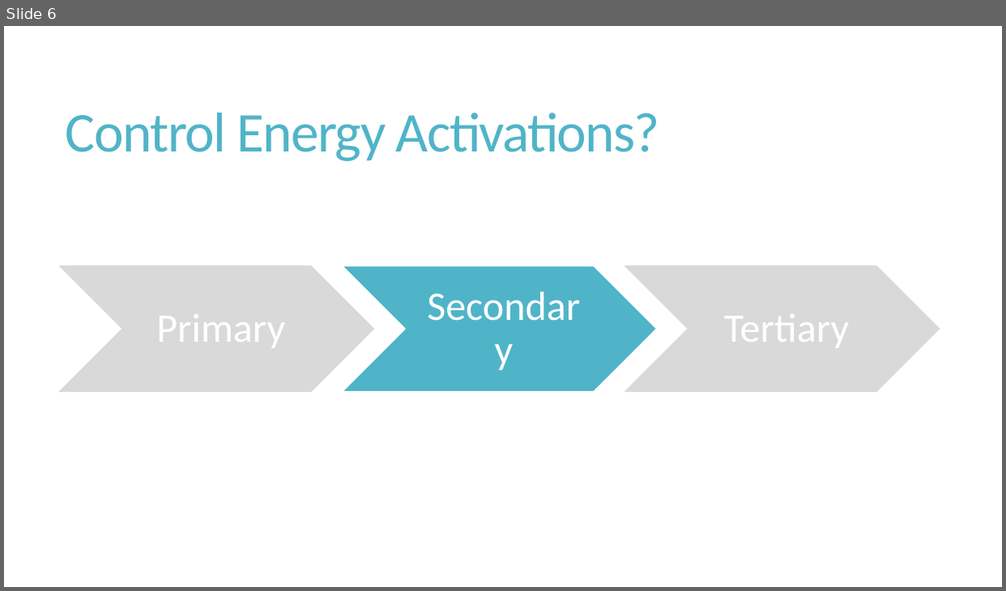
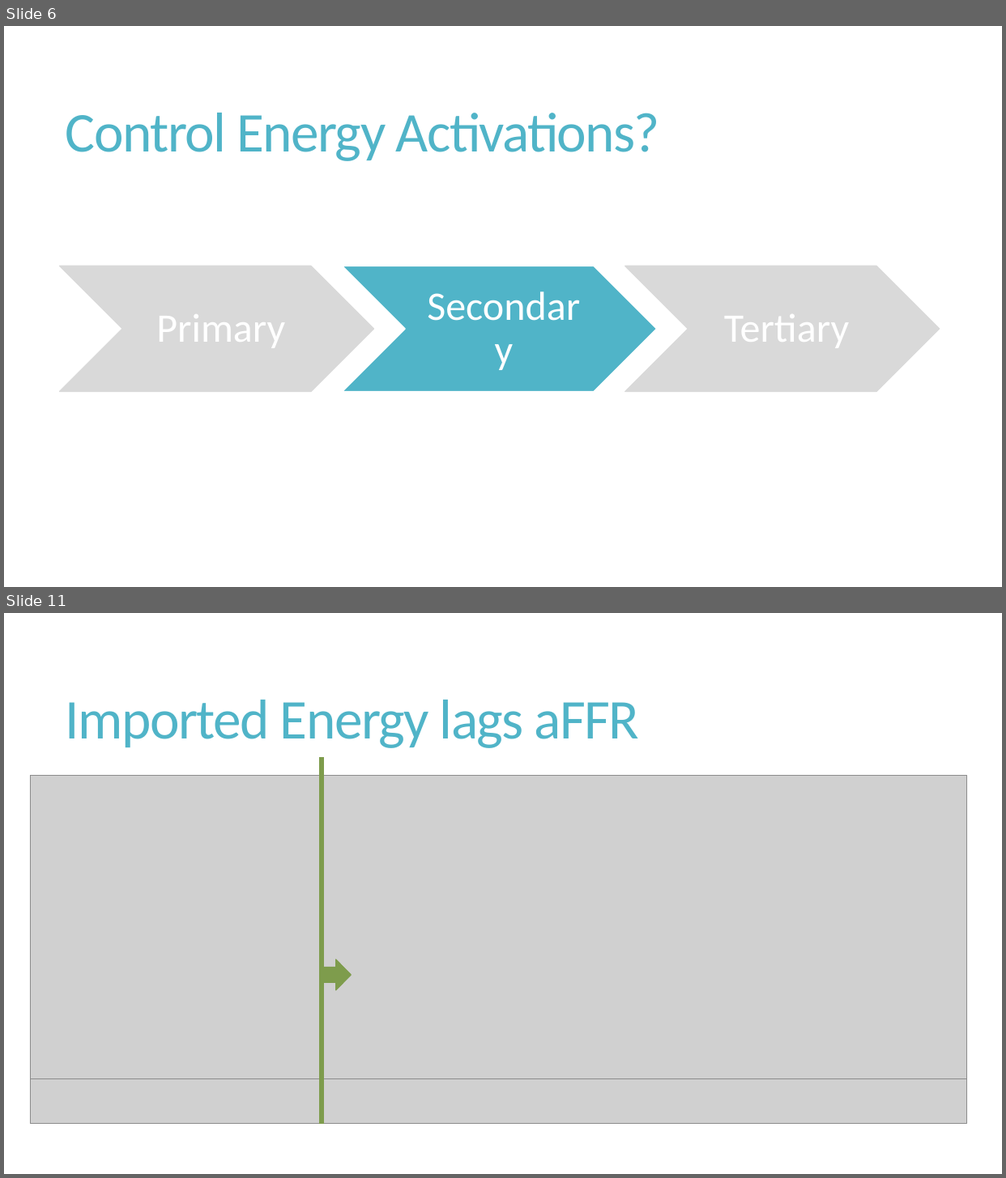
Before and after one commit to v4rp1ng/EDHD_2024_BKW_Predicting_aFRR_Volumes, a slide deck: Predicting Control Energy Volumes for Grid Stability.pptx. Shown one above the other, each under a label of ours: slide 6 before the commit, slides 6 and 11 after it; the slides between them are not shown. The pictures are 1006x591 and 1006x1178 pixels, drawn with LibreOffice and Linux fonts; fonts in the diff are those of the drawing; grey boxes stand for pictures. Boxes give left, top, right and bottom in pixels: in the first picture for what was removed or moved away, otherwise in the second. Text is boxed around its words. In the diff, an @@ line names an element or a change of style, - is before the commit and + after.

```diff
--- a/Predicting Control Energy Volumes for Grid Stability.pptx
+++ b/Predicting Control Energy Volumes for Grid Stability.pptx
@@ slide 11 added at bbox=[4, 613, 1002, 1174], background #FFFFFF @@
@@ title added at bbox=[66, 700, 640, 748], 54 pt, text #50B4C8 @@
+Imported Energy lags aFFR
@@ line added from (322, 757) to (322, 1124), #7E9C4C 4.5 pt @@
@@ picture added at bbox=[31, 776, 967, 1084] @@
@@ right arrow added at bbox=[321, 960, 351, 990], fill #7E9C4C, outline #7E9C4C 1 pt @@
@@ picture added at bbox=[31, 1080, 967, 1124] @@
```
Also in this commit, not shown: 5 slides changed, 8 other slides added, 4 slides removed.
